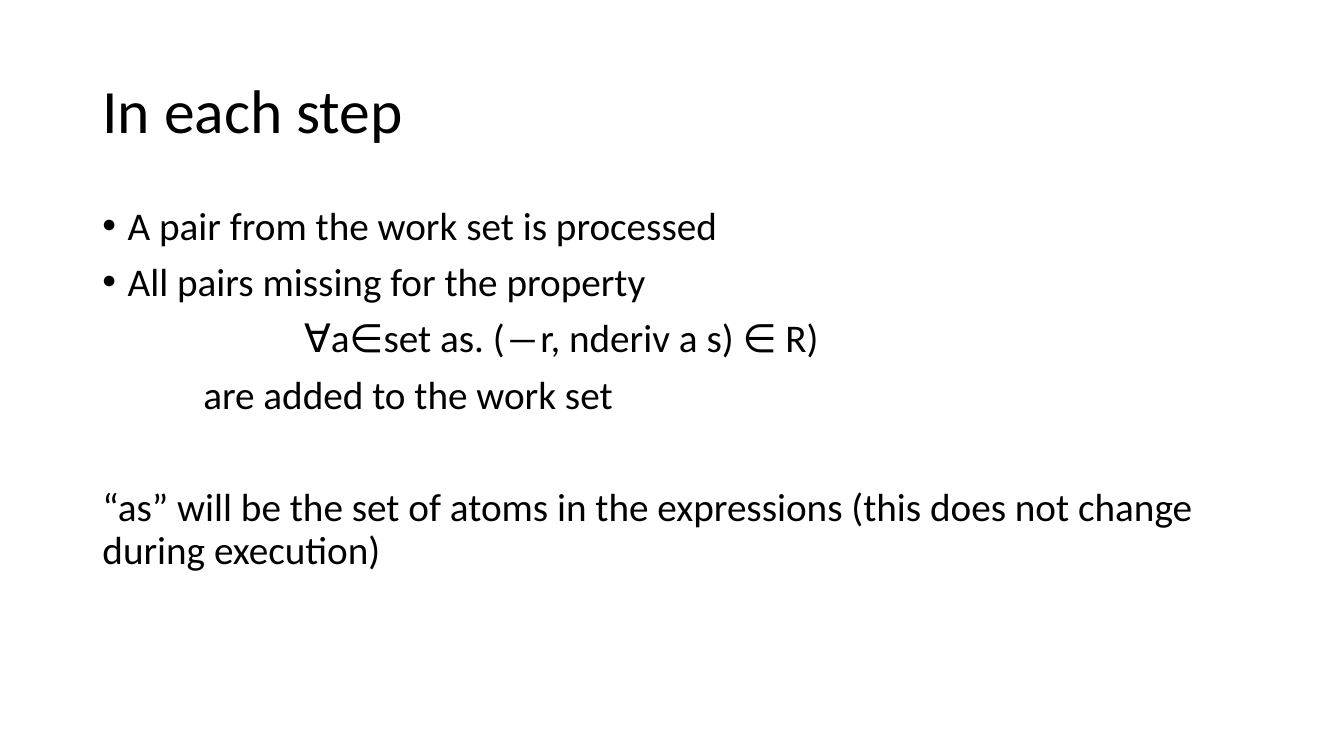
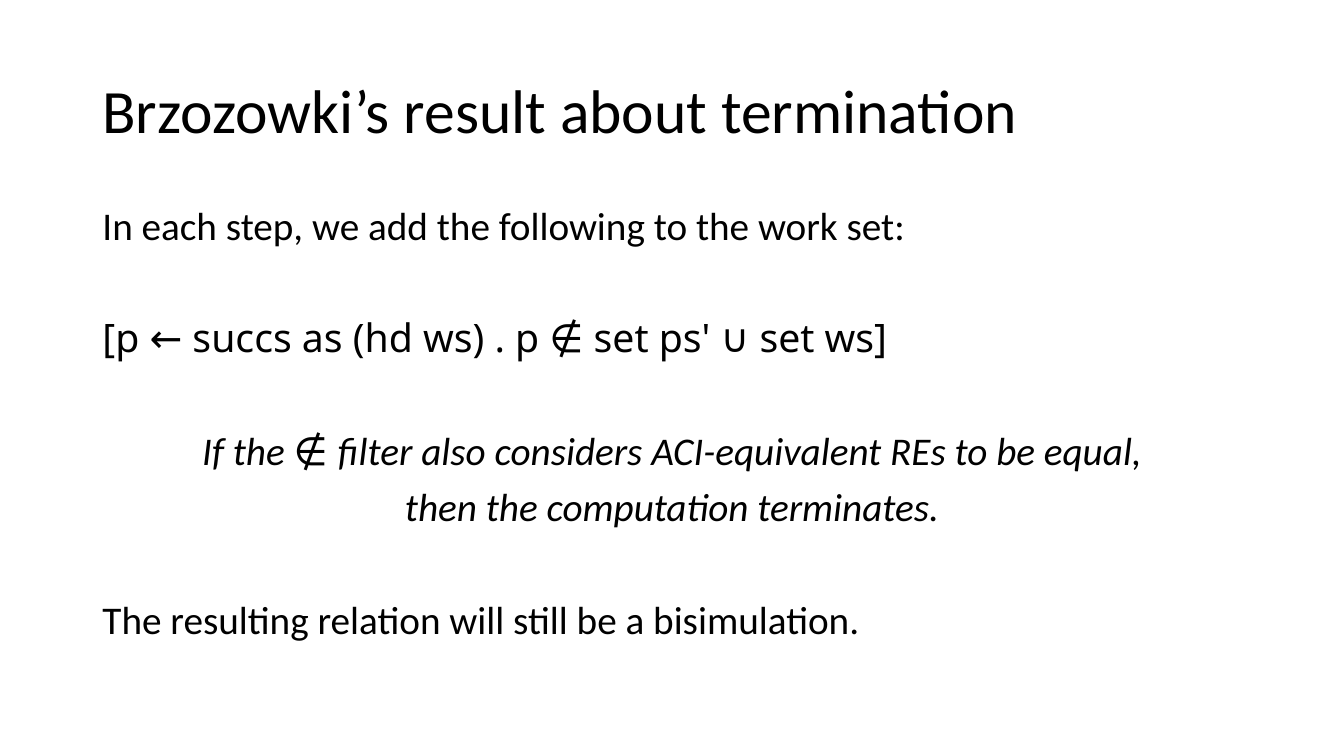
Before and after one commit to Helli/fds_seminar, a slide deck: slide 16 of slides.pptx (slide 13 before the commit). Drawn at 1344x756 pixels with LibreOffice and Linux fonts; fonts in the diff are those of the drawing. Boxes give left, top, right and bottom in pixels: in the first picture for what was removed or moved away, otherwise in the second. Text is boxed around its words. In the diff, an @@ line names an element or a change of style, - is before the commit and + after.

```diff
--- a/slides.pptx
+++ b/slides.pptx
@@ title at [102,90,1017,134]: text changed @@
-In each step
+Brzozowki’s result about termination
@@ text at [102,212,1142,641]: text changed @@
-• A pair from the work set is processed
-• All pairs missing for the property
-∀a∈set as. (―r, nderiv a s) ∈ R)
-are added to the work set
-“as” will be the set of atoms in the expressions (this does not change during execution)
+In each step, we add the following to the work set:
+[p ← succs as (hd ws) . p ∉ set ps' ∪ set ws]
+If the ∉ filter also considers ACI-equivalent REs to be equal,
+then the computation terminates.
+The resulting relation will still be a bisimulation.
```
Also in this commit, not shown: 8 other slides changed, 3 slides added, 2 slides removed.
